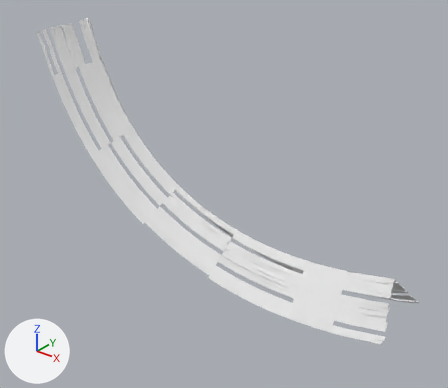
Two versions of the FBX model csgo_addons/surf_castle/models/ramps/spawn/spawn.fbx, one commit apart.
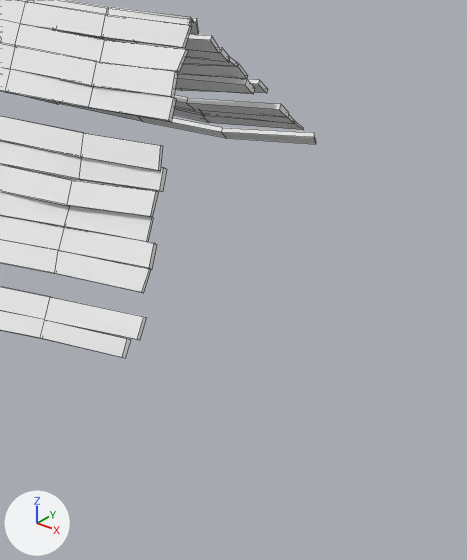
The first picture shows the older version from a 50 mm camera at (11.1, -29.5, 19.9) aimed at (-12.4, -0.1, 1.7). The close-ups show both versions on the part from 80% to 100% of the width and 71% to 99% of the height of that picture. The axes (+X, +Y, +Z) are drawn at lower left. The lights are the same throughout. The close-ups show mesh edges as thin lines. Where no turn or scale is listed for an object, it has been applied to the vertices.

Names of what the first close-up shows: 'spawn.004'.
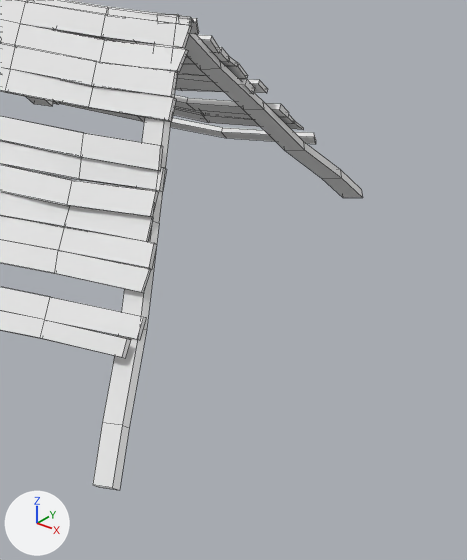
What differs and where, as boxes (x1, y1, x2, y2) in the close-ups (467 x 560 px):
'lev_ramp.023', added: after (25, 14, 362, 490)

The change, as a list of edits to the scene's bpy script:
```text
Add me_lev_ramp_012:
    me_lev_ramp_012.from_pydata(...)  # 288 vertices, 256 faces; spans x -28.4..0.0, y -4.0..4.0, z -5.0..22.2
    me_lev_ramp_012.materials.append(mat_wooden_plnaks)  # its picture is missing
Add ob_lev_ramp_023:
    ob_lev_ramp_023 = bpy.data.objects.new('lev_ramp.023', me_lev_ramp_012)
    ob_lev_ramp_023.location = (-0.13, 0.0, 0.15)
    ob_lev_ramp_023.rotation_euler = (0.0, 2.821, 0.0)  # degrees (0, 162, 0)
    ob_lev_ramp_023.scale = (-0.85, -0.85, -0.85)
```
